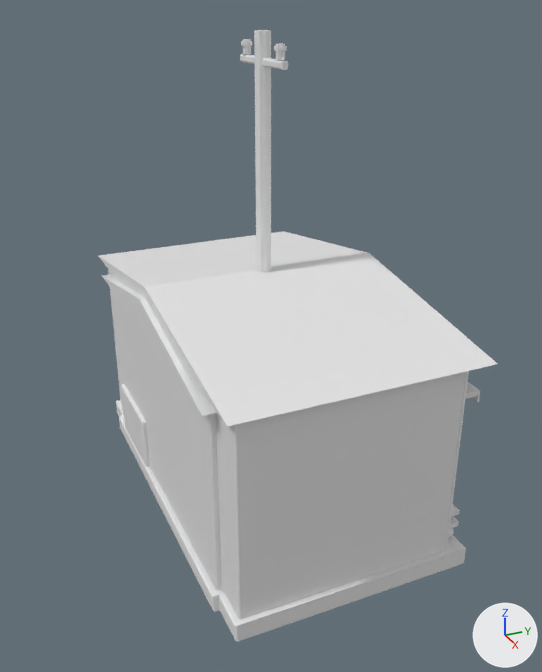
An edit to the FBX model Assets/Resources/City/CoastalInfrastructure/CityCoastalInfrastructure3D.fbx, drawn before and after from the same camera.
Both versions are drawn from a 50 mm camera at (11.52, -5.04, 8.83) aimed at (0.05, 0.12, 3.1). The lights are fixed; the arrows at lower right show +X, +Y and +Z. The picture after the commit comes second. Where no turn or scale is listed for an object, it has been applied to the vertices.

Before the edit, the objects in view are built like this:
```python
me_municipalworkshop__roof = bpy.data.meshes.new('MunicipalWorkshop__Roof')
me_municipalworkshop__roof.from_pydata(...)  # 22 vertices, 19 faces; spans x -3.76..3.76, y -2.16..2.2, z 3.09..4.4
me_portworkshop__plaster = bpy.data.meshes.new('PortWorkshop__Plaster')
me_portworkshop__plaster.from_pydata(...)  # 16 vertices, 14 faces; spans x -2.91..2.91, y -2.11..1.81, z 0.32..3.6
me_portworkshop__roof = bpy.data.meshes.new('PortWorkshop__Roof')
me_portworkshop__roof.from_pydata(...)  # 22 vertices, 19 faces; spans x -3.06..3.06, y -2.26..2.3, z 3.09..4.2
ob_municipalworkshop__roof = bpy.data.objects.new('MunicipalWorkshop__Roof', me_municipalworkshop__roof)
ob_municipalworkshop__roof.location = (0.0, 0.0, 0.0)
ob_portworkshop__plaster = bpy.data.objects.new('PortWorkshop__Plaster', me_portworkshop__plaster)
ob_portworkshop__plaster.location = (0.0, 0.0, 0.0)
ob_portworkshop__roof = bpy.data.objects.new('PortWorkshop__Roof', me_portworkshop__roof)
ob_portworkshop__roof.location = (0.0, 0.0, 0.0)
# also in view: 'PortWorkshop__Concrete' at (0.0, 0.0, 0.67); 'MunicipalWorkshop__Concrete' at (0.0, 0.02, 0.67); 'MunicipalWorkshop__Plaster' at (0.0, -0.15, 2.06); 'PowerPole__Concrete' at (0.0, 0.0, 4.15)
```
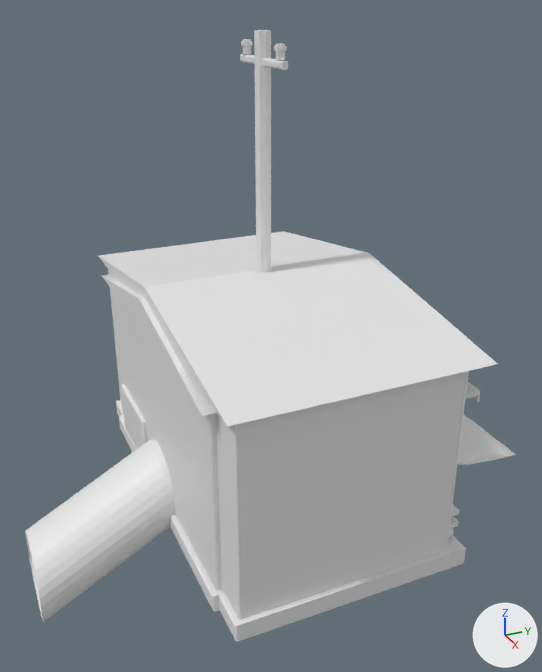
What differs and where, as boxes [x1, y1, x2, y2] in the pictures (542 x 672 px):
'OutfallHead__Concrete', added
    after: [25, 439, 175, 622]
'OutfallStream__Water', added
    after: [458, 415, 516, 465]

Diff of the bpy script that builds the scene:
```diff
--- a/Assets/Resources/City/CoastalInfrastructure/CityCoastalInfrastructure3D.fbx.py
+++ b/Assets/Resources/City/CoastalInfrastructure/CityCoastalInfrastructure3D.fbx.py
@@ me_outfallhead__concrete @@
+me_outfallhead__concrete.from_pydata(...)  # 416 vertices, 416 faces; spans x -0.88..0.88, y -4.6..0.21, z -1.68..1.74
@@ me_outfallstream__water @@
+me_outfallstream__water.from_pydata(...)  # 378 vertices, 362 faces; spans x -1.2..1.49, y -0.56..5.1, z -0.01..0.68
@@ ob_outfallhead__concrete @@
+ob_outfallhead__concrete = bpy.data.objects.new('OutfallHead__Concrete', me_outfallhead__concrete)
+ob_outfallhead__concrete.location = (0.0, 0.0, 0.0)
@@ ob_outfallstream__water @@
+ob_outfallstream__water = bpy.data.objects.new('OutfallStream__Water', me_outfallstream__water)
+ob_outfallstream__water.location = (0.0, 0.0, 0.0)
```
